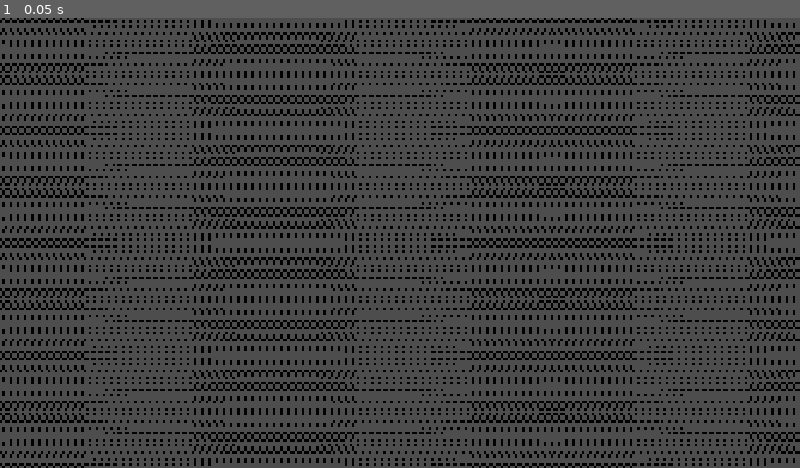
Above: before the commit, frame 1.
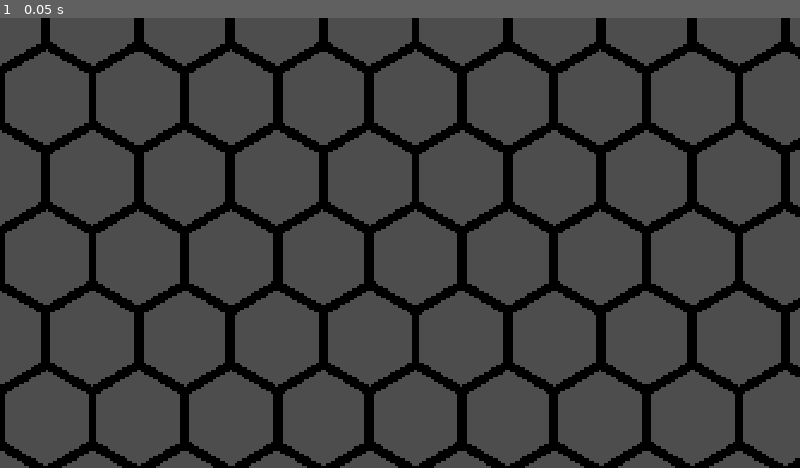
Above: after the commit, the same moment.

Repository: stvnnfrl/Portfolio
Game: Godot game, scene res://hex_grid/hex_grid_render.tscn
Two runs of this game, one before a commit and one after it. Both use one fixed random seed, a clock stepped at 60 frames per second and the inputs below. This scene is started directly instead of the project's main scene.
Inputs:
- Up to frame 1 (0.05 s): no input

The runs differ from the first frame. In frame 1, 31% of the frame differs, in the area x 0-100%, y 0-100%.

Commit message:
made pregame use cubic_coords.gd and made the round function return a vector3i

Diff:
--- a/hpp/hex_grid/cubic_coords.gd
+++ b/hpp/hex_grid/cubic_coords.gd
@@ -1,6 +1,6 @@
 class_name CubicCoords extends Resource
 
-@export var size: float = 10
+@export var size: float = 128
 
 const down_cubic = Vector3(1, 1, -2)/3
 const right_cubic = RIGHT/sqrt(3)
@@ -21,7 +21,7 @@
 	return (pos.x * right_cubic + pos.y * down_cubic)/size
 func cubic_to_pos2D(pos: Vector3) -> Vector2:
 	return size * (x_2d * pos.x + y_2d * pos.y + z_2d * pos.z)
-func cubic_round(pos: Vector3) -> Vector3:
+func cubic_round(pos: Vector3) -> Vector3i:
 	# credit to redblobgames.com/grids/hexagons
 	var rounded = round(pos)
 	var diff = abs(rounded - pos)
@@ -31,4 +31,4 @@
 		rounded.y = -rounded.x-rounded.z
 	else:
 		rounded.z = -rounded.x-rounded.y
-	return rounded
+	return Vector3i(rounded)
--- a/hpp/screens/battle/pregame/grid.gd
+++ b/hpp/screens/battle/pregame/grid.gd
@@ -1,6 +1,6 @@
 extends ColorRect
 
-@export var grid_size: float = 128
+@export var cubic_coords: CubicCoords
 
 var placed_units: Dictionary[Vector3i, Node2D]
 
@@ -22,7 +22,7 @@
 		if current_unit < 0:
 			return
 
-		var grid_coordinates = cubic_round(pos2D_to_cubic(event.position))
+		var grid_coordinates = cubic_coords.cubic_round(cubic_coords.pos2D_to_cubic(event.position))
 		var unit_at_click = placed_units.get(grid_coordinates)
 
 		# free what was previously there
@@ -30,13 +30,13 @@
 			unit_at_click.queue_free()
 
 		# place a new unit
-		var screen_coordinates = cubic_to_pos2D(grid_coordinates)
+		var screen_coordinates = cubic_coords.cubic_to_pos2D(grid_coordinates)
 		var new_unit = create_unit_at(screen_coordinates)
 		placed_units[grid_coordinates] = new_unit
 
 	elif event.button_index == MouseButton.MOUSE_BUTTON_RIGHT:
 		# clear the unit
-		var grid_coordinates = cubic_round(pos2D_to_cubic(event.position))
+		var grid_coordinates = cubic_coords.cubic_round(cubic_coords.pos2D_to_cubic(event.position))
 		var unit_at_click = placed_units.get(grid_coordinates)
 
 		if unit_at_click != null:
@@ -52,7 +52,7 @@
 
 	# make sizes consistent between units
 	var current_size = texture.get_size()
-	sprite.scale = Vector2(grid_size / current_size.x, grid_size / current_size.y)
+	sprite.scale = Vector2(cubic_coords.size / current_size.x, cubic_coords.size / current_size.y)
 
 	sprite.position = screen_coordinates
 
@@ -65,34 +65,3 @@
 
 func init(units_: Array[Variant]) -> void:
 	units = units_
-
-
-# coordinate conversion
-# from hex movement mini-project
-
-const RIGHT = Vector3(1, -1, 0)
-const DOWNRIGHT = Vector3(1, 0 ,-1)
-const DOWNLEFT = Vector3(0, 1, -1)
-
-const down_cubic = Vector3(1, 1, -2)/3
-const right_cubic = RIGHT/sqrt(3)
-func pos2D_to_cubic(pos: Vector2) -> Vector3:
-	return (pos.x * right_cubic + pos.y * down_cubic)/grid_size
-
-const x_2d = Vector2(sqrt(3)/2, 0.5)
-const y_2d = Vector2(-sqrt(3)/2, 0.5)
-const z_2d = Vector2(0, -1)
-func cubic_to_pos2D(pos: Vector3) -> Vector2:
-	return grid_size * (x_2d * pos.x + y_2d * pos.y + z_2d * pos.z)
-
-func cubic_round(pos: Vector3) -> Vector3i:
-	# credit to redblobgames.com/grids/hexagons
-	var rounded = round(pos)
-	var diff = abs(rounded - pos)
-	if (diff.x > diff.y && diff.x > diff.z):
-		rounded.x = -rounded.y-rounded.z
-	elif (diff.y > diff.z):
-		rounded.y = -rounded.x-rounded.z
-	else:
-		rounded.z = -rounded.x-rounded.y
-	return Vector3i(rounded)
--- a/hpp/screens/battle/pregame/pregame.tscn
+++ b/hpp/screens/battle/pregame/pregame.tscn
@@ -6,8 +6,13 @@
 [ext_resource type="Texture2D" uid="uid://c0n0ah6i7t2xh" path="res://screens/battle/pregame/test_unit_textures.png" id="2_rrnwb"]
 [ext_resource type="Script" uid="uid://p2gqkn7gn1a1" path="res://screens/battle/pregame/unit_info.gd" id="3_5qa4y"]
 [ext_resource type="Script" uid="uid://cfe1mjyw2cuqm" path="res://screens/battle/pregame/grid.gd" id="3_u80o1"]
+[ext_resource type="Script" uid="uid://cj2rbjop1ymw7" path="res://hex_grid/cubic_coords.gd" id="4_jfu4o"]
 [ext_resource type="Script" uid="uid://bv71pol8nortl" path="res://screens/battle/pregame/unit_selector.gd" id="4_wxa71"]
 [ext_resource type="Script" uid="uid://c7pcefq1w8xsf" path="res://screens/battle/pregame/dragged_unit.gd" id="6_5qa4y"]
+
+[sub_resource type="Resource" id="Resource_2edq3"]
+script = ExtResource("4_jfu4o")
+metadata/_custom_type_script = "uid://cj2rbjop1ymw7"
 
 [sub_resource type="StyleBoxEmpty" id="StyleBoxEmpty_ug2bj"]
 
@@ -39,6 +44,7 @@
 grow_vertical = 2
 color = Color(0.9490196, 0.9019608, 0.8901961, 1)
 script = ExtResource("3_u80o1")
+cubic_coords = SubResource("Resource_2edq3")
 
 [node name="Main" type="MarginContainer" parent="."]
 layout_mode = 1
Not shown: 1 places in hpp/hex_grid/hex_grid_render.tscn that only renumber resources
Not shown: 1 places in hpp/screens/battle/pregame/pregame.tscn that only renumber resources
